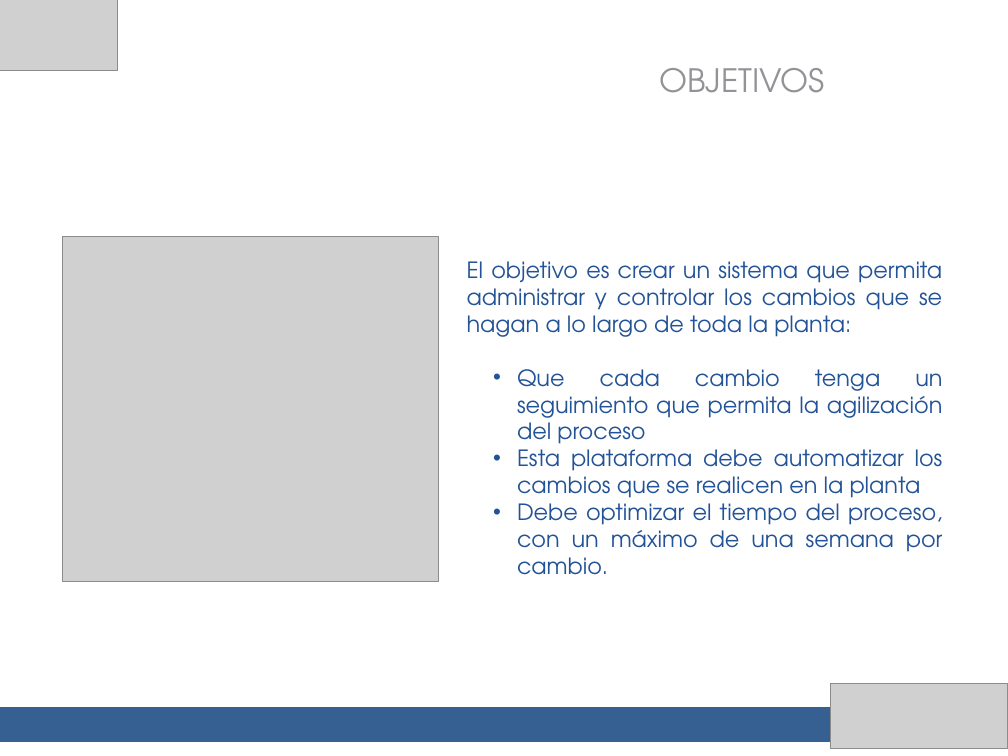
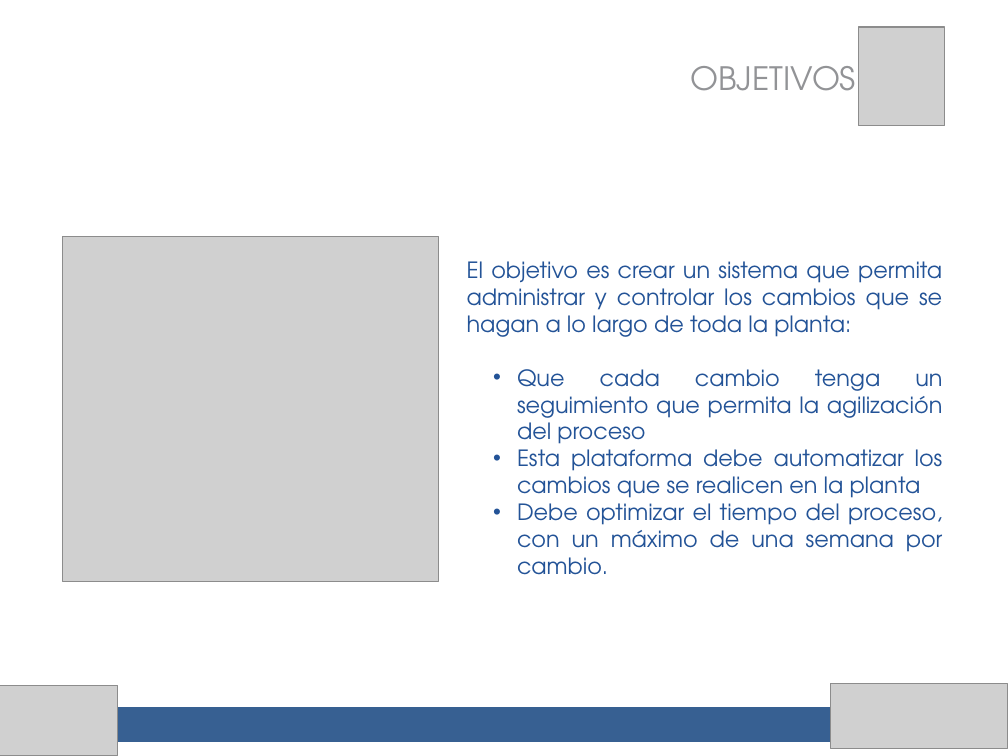
Before and after one commit to migreyes30/clinicaempresarial, a slide deck: slide 3 of presentacion final/Control de cambios.pptx (slide 4 before the commit). Drawn at 1008x756 pixels with LibreOffice and Linux fonts; fonts in the diff are those of the drawing; grey boxes stand for pictures. Boxes give left, top, right and bottom in pixels: in the first picture for what was removed or moved away, otherwise in the second. Text is boxed around its words. In the diff, an @@ line names an element or a change of style, - is before the commit and + after.

```diff
--- a/presentacion final/Control de cambios.pptx
+++ b/presentacion final/Control de cambios.pptx
@@ picture added at (859,27,946,126) @@
@@ text "OBJETIVOS": place and size @@
-text "OBJETIVOS" at (659,68,825,93)
+text "OBJETIVOS" at (690,66,856,91)
@@ picture: place and size @@
-picture at (0,0,118,71)
+picture at (0,685,118,756)
```
Also in this commit, not shown: 19 other slides changed, 7 slides added, 7 slides removed, 1 other file.
